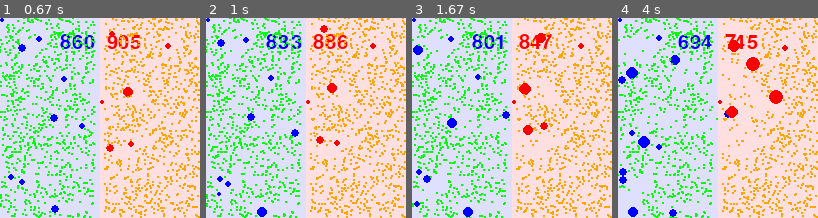
Above: before the commit, frames 1-4 (left to right).
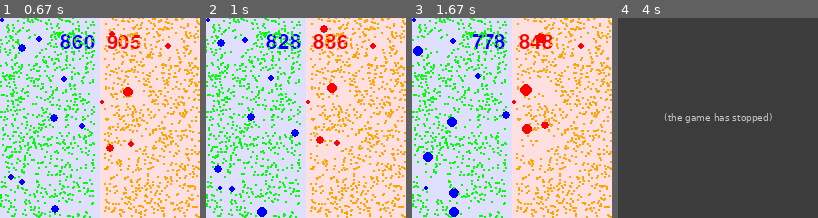
Above: after the commit, the same moments.

Repository: TOEGENT/pygame_project
Game: pygame game, started from main.py
Two runs of this game, one before a commit and one after it. Both use one fixed random seed, a clock stepped at 60 frames per second and the inputs below.
Inputs (mouse positions are in pixels of both pictures, inside the frame that each line leads up to):
- Up to frame 1 (0.67 s): click (164, 112) at 0.38 s
- Up to frame 2 (1 s): click (326, 162) at 0.72 s
- Up to frame 3 (1.67 s): click (540, 48) at 1.05 s; click (516, 50) at 1.38 s
- Up to frame 4 (4 s): click (720, 138) at 1.72 s; click (770, 150) at 2.05 s; click (770, 100) at 2.38 s; click (780, 114) at 2.72 s; click (760, 82) at 3.05 s; click (658, 78) at 3.38 s; click (670, 154) at 3.72 s

Frame 1 is identical in both runs. In frame 2, 0.8% of the frame differs, in the area x 4-48%, y 8-89%; in frame 3, 2.9%; in frame 4, 100%, in the area x 0-100%, y 0-100%.
Error after the commit: TypeError: (game.py line 111); the game stopped at 3.77 s (later frames are placeholders)

Commit message:
добавил рефлексы

Diff:
--- a/ai/ai.py
+++ b/ai/ai.py
@@ -4,25 +4,41 @@
 from entities import ball as Ball
 from entities import food
 def ai(ball:Ball.Ball,neighbours:list):
-    total_x=ball.pos[0]
-    total_y=ball.pos[1]
-    for neighbour in neighbours:
-        dx = neighbour.pos[0]-ball.pos[0]
-        dy = neighbour.pos[1]-ball.pos[1]
-        dist = math.hypot(dx,dy)
-        if dist==0:
-            continue
-        nx = dx/dist
-        ny = dy/dist
+    result = [0,0]
+    def update_reflexes():
+        total_x=ball.pos[0]
+        total_y=ball.pos[1]
+        for neighbour in neighbours:
+            dx = neighbour.pos[0]-ball.pos[0]
+            dy = neighbour.pos[1]-ball.pos[1]
+            dist = math.hypot(dx,dy)
+            if dist==0:
+                continue
+            nx = dx/dist
+            ny = dy/dist
 
-        if isinstance(neighbour,food.Food):
-            total_x+=nx*neighbour.mass/dist
-            total_y+=ny*neighbour.mass/dist
-        elif isinstance(neighbour,Ball.Ball):
-            if neighbour.radius==ball.radius:
-                danger_factor=0
-            else:
-                danger_factor = -1/(neighbour.radius-ball.radius)
-            total_x+=nx* danger_factor * neighbour.mass/dist
-            total_y+=ny*danger_factor * neighbour.mass/dist
-    return (total_x,total_y)
+            if isinstance(neighbour,food.Food) :
+                total_x+=nx*neighbour.mass/dist
+                total_y+=ny*neighbour.mass/dist
+            elif isinstance(neighbour,Ball.Ball):
+                if neighbour.radius==ball.radius:
+                    danger_factor=0
+                else:
+                    if neighbour.team!=ball.team:
+                        danger_factor = -1/(neighbour.radius-ball.radius)
+                    else:
+                        danger_factor = -1/10*abs(neighbour.radius-ball.radius)
+                neighbour_future_x = neighbour.normal[0]*neighbour.speed
+                neighbour_future_y = neighbour.normal[1]*neighbour.speed
+                future_dx = ball.pos[0]-neighbour_future_x
+                future_dy = ball.pos[1]-neighbour_future_y
+                dist_future = math.hypot(future_dx,future_dy)
+                n_future_x = future_dx/dist_future
+                n_future_y = future_dy/dist_future
+                total_x+=(nx + 0.3*n_future_x)*(danger_factor * neighbour.mass/dist)
+                total_y+=(ny+0.3*n_future_y)*danger_factor * neighbour.mass/dist
+        return (total_x,total_y)
+    reflexes = update_reflexes()
+    result[0]+=reflexes[0]
+    result[1]+=reflexes[1]
+    return tuple(result)
